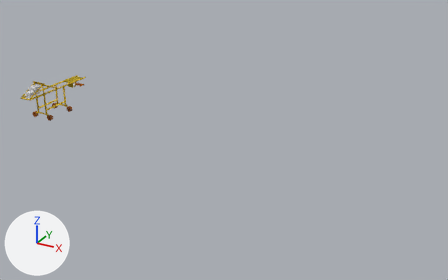
A saved change to the Blender file blender_proj/岸桥动画.blend.
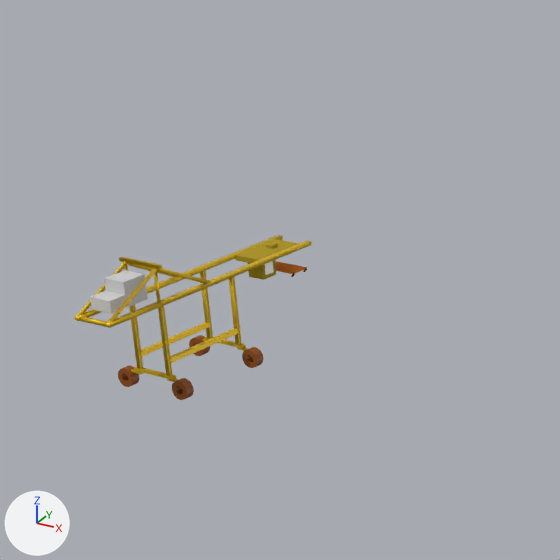
The first picture shows the older version from a 50 mm lens placed at (160.4, -159.6, 84.8), pointed at (71.3, 2.3, 3.8). The close-ups show the older and then the newer version on the part from 0% to 34% of the width and 4% to 59% of the height of that picture. Only the edits that show in the close-ups are written down. Arrows for +X, +Y and +Z are at lower left; the lights stay in place.

In view in the first close-up: 'Cube', '框架', '滑车.003', '轮胎1', '轮胎2', '轮胎3', '轮胎4' and 4 more.
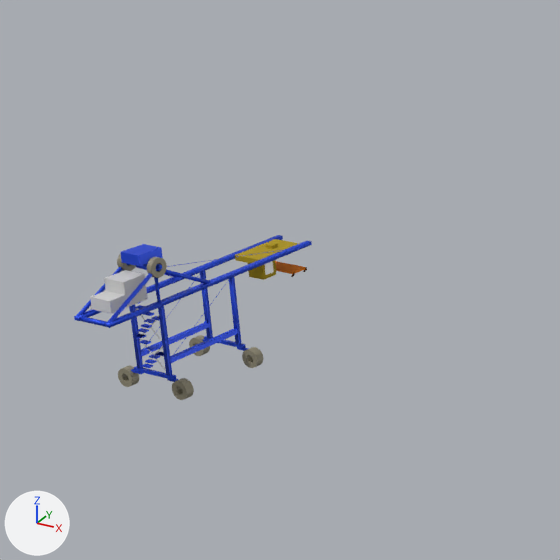
Pixel boxes (x1, y1, x2, y2) of what changed, in the close-ups (560 x 560 px):
'框架', recoloured (yellow to blue)
    both: (74, 235, 312, 382)
'框架.001', added (blue)
    after: (121, 244, 163, 266)
'轮胎4', recoloured (lighter)
    both: (172, 378, 194, 400)
'轮胎1', recoloured (lighter)
    both: (242, 347, 263, 368)
'轮胎3', recoloured (lighter)
    both: (118, 365, 139, 387)
'钢缆驱动轮1', added
    after: (147, 257, 167, 278)
'轮胎2', recoloured (lighter)
    both: (189, 335, 210, 356)
'钢缆驱动轮2', added
    after: (117, 253, 136, 271)
'台阶1.007', now drawn
    after: (146, 346, 158, 351)
'框架.005', now drawn
    after: (171, 280, 229, 358)
'台阶1.003', now drawn
    after: (145, 359, 157, 364)
'台阶1.011', now drawn
    after: (137, 328, 149, 333)
'台阶1.004', now drawn
    after: (142, 364, 153, 368)
'台阶1.002', now drawn
    after: (149, 354, 160, 359)
'台阶1.013', now drawn
    after: (135, 334, 146, 338)
'台阶1.014', now drawn
    after: (140, 340, 151, 344)
'台阶1.009', now drawn
    after: (144, 319, 156, 323)
'台阶1.018', now drawn
    after: (143, 312, 154, 316)
'台阶1.010', now drawn
    after: (141, 324, 152, 328)
'框架.004', now drawn
    after: (141, 272, 201, 352)
'台阶1.012', now drawn
    after: (156, 352, 164, 356)
'台阶1.008', now drawn
    after: (152, 316, 160, 321)
'台阶1.017', now drawn
    after: (136, 305, 145, 309)

Patch to the scene script:
```diff
--- a/blender_proj/岸桥动画.blend.py
+++ b/blender_proj/岸桥动画.blend.py
@@ mat_材质_002 @@
 mat_材质_002 = principled_material('材质.002')
-mat_材质_002.base_color = (0.284, 0.0719, 0.0)  # brown #914c00
+mat_材质_002.base_color = (0.284, 0.261, 0.181)  # yellow #918c76
@@ mat_material_003 @@
 mat_material_003 = principled_material('Material.003')
-mat_material_003.base_color = (0.8, 0.524, 0.00585)  # yellow #e7bf12
+mat_material_003.base_color = (0.0164, 0.0756, 0.8)  # blue #234ee7
 mat_material_003.metallic = 0.463
@@ me_框架_001 @@
+me_框架_001.from_pydata([(-4.7, 7.8, -3.9), (-4.9, 8.0, 3.2), (4.9, 7.8, -3.7), (4.7, 8.0, 3.4), (-4.7, -8.0, -3.4), (-4.9, -7.8, 3.7), (4.9, -8.0, -3.2), (4.7, -7.8, 3.9)], [], [(0, 1, 3, 2), (2, 3, 7, 6), (6, 7, 5, 4), (4, 5, 1, 0), (2, 6, 4, 0), (7, 3, 1, 5)])
+me_框架_001.materials.append(mat_material_003)  # blue #234ee7
@@ ob_框架_001 @@
+ob_框架_001 = bpy.data.objects.new('框架.001', me_框架_001)
+ob_框架_001.location = (0.04, -5.45, 14.9)
+ob_框架_001.rotation_euler = (0.0, 0.0175, 0.0)  # degrees (0, 1, 0)
+ob_框架_001.scale = (0.245, 0.198, 0.153)
@@ ob_钢缆驱动轮2 @@
+ob_钢缆驱动轮2 = bpy.data.objects.new('钢缆驱动轮2', me_立方体_113.copy())  # the mesh of ob_轮胎1
+ob_钢缆驱动轮2.location = (-1.99, -5.49, 13.96)
+ob_钢缆驱动轮2.rotation_euler = (-0.0814, -0.00147, 3.054)  # degrees (-4.7, -0.1, 175)
+ob_钢缆驱动轮2.scale = (0.59, 1.0, 1.0)
@@ ob_钢缆驱动轮1 @@
+ob_钢缆驱动轮1 = bpy.data.objects.new('钢缆驱动轮1', me_立方体_113.copy())  # the mesh of ob_轮胎1
+ob_钢缆驱动轮1.location = (1.92, -5.49, 13.96)
+ob_钢缆驱动轮1.rotation_euler = (-0.0814, -0.00147, 3.054)  # degrees (-4.7, -0.1, 175)
+ob_钢缆驱动轮1.scale = (0.59, 1.0, 1.0)
```
